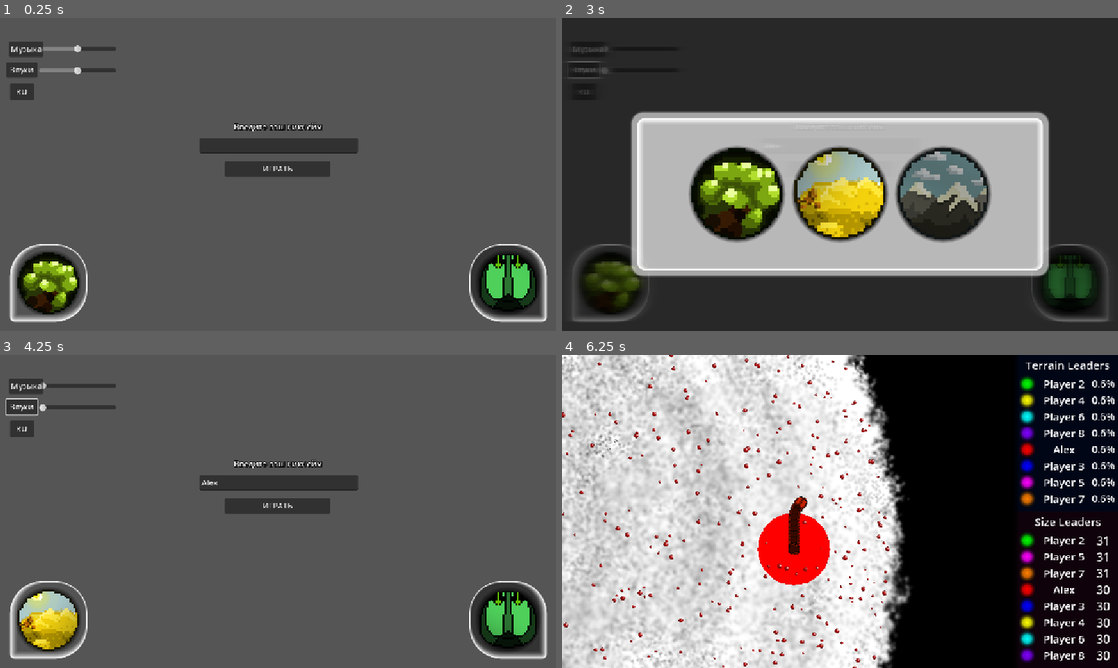
Above: before the commit, frames 1-4 (two rows, left to right).
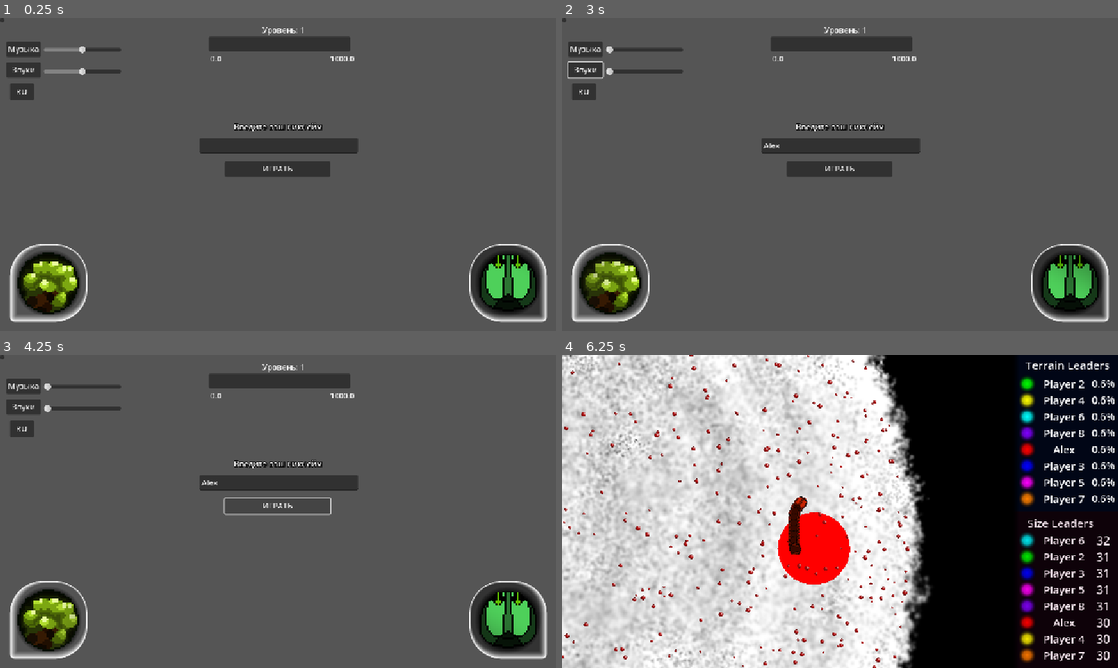
Above: after the commit, the same moments.

Repository: PeVANoD/Development-Management
Game: Godot game, scene res://project/scenes/menu/main_menu.tscn
Two runs of this game, one before a commit and one after it. Both use one fixed random seed, a clock stepped at 60 frames per second and the inputs below. Sound files missing from this copy of the repository are replaced by a short silence.
Inputs (mouse positions are in pixels of both pictures, inside the frame that each line leads up to):
- Up to frame 1 (0.25 s): no input
- Up to frame 2 (3 s): click (840, 146) at 0.52 s; type "Alex" at 0.6 s; click "Музыка" at 1.25 s; click "Звуки" at 2 s; click (612, 284) at 2.77 s
- Up to frame 3 (4.25 s): click "ИГРАТЬ" at 3.5 s
- Up to frame 4 (6.25 s): click "ИГРАТЬ" at 4.25 s; click "RU" at 5 s; tap Enter (Enter) at 5.75, 5.85 s; move the mouse to (962, 495) at 5.77 s; hold Up (ui_up) from 5.78 s (still down); click (962, 495) at 5.92 s

The runs differ from the first frame. In frame 1, 1.8% of the frame differs, in the area x 0-64%, y 0-19%; in frame 2, 95%, in the area x 0-100%, y 0-100%; in frame 3, 3.5%; in frame 4, 24%.
Error after the commit: Cannot call method 'change_scene_to_file' on a null value. (res://project/scripts/menu/main_menu_script.gd:107)

Commit message:
settings, post match result, exp gaining
Улучшен внешний вид кнопок настроек музыки и звуков
Улучшена таблица результатов после катки: добавлена инфа про кол-во убийств и опыта, также внешний вид+
Есть начисление опыта после матча и шкала опыта (опыт перезаписывается на новые, а не складывается из-за бага)

Diff:
--- a/project/scenes/menu/main_menu.tscn
+++ b/project/scenes/menu/main_menu.tscn
@@ -434,6 +434,15 @@
 shader_parameter/frequency = 0.8
 shader_parameter/angle = 120.0
 
+[sub_resource type="Gradient" id="Gradient_xfj45"]
+offsets = PackedFloat32Array(0)
+colors = PackedColorArray(0, 0.494152, 0.20153, 1)
+
+[sub_resource type="GradientTexture2D" id="GradientTexture2D_kmb6j"]
+gradient = SubResource("Gradient_xfj45")
+width = 289
+height = 27
+
 [node name="MainMenu" type="Control"]
 layout_mode = 3
 anchors_preset = 15
@@ -456,6 +465,10 @@
 anchors_preset = 15
 anchor_right = 1.0
 anchor_bottom = 1.0
+offset_left = 1.0
+offset_top = 1.0
+offset_right = 1.0
+offset_bottom = 1.0
 grow_horizontal = 2
 grow_vertical = 2
 color = Color(0.332881, 0.332881, 0.332881, 1)
@@ -481,6 +494,7 @@
 text = "Введите ваш никнейм
 "
 label_settings = SubResource("LabelSettings_4wfjr")
+horizontal_alignment = 1
 
 [node name="NicknameInput" type="LineEdit" parent="CanvasLayer"]
 layout_mode = 0
@@ -491,39 +505,41 @@
 
 [node name="MusicSlider" type="HSlider" parent="CanvasLayer"]
 layout_mode = 0
-offset_left = 80.0
-offset_top = 55.0
-offset_right = 240.0
-offset_bottom = 71.0
+offset_left = 90.0
+offset_top = 57.0
+offset_right = 250.0
+offset_bottom = 73.0
 min_value = -40.0
 max_value = 20.0
 value = -10.0
 
 [node name="MusicButton" type="Button" parent="CanvasLayer"]
-layout_mode = 0
-offset_left = 18.0
+custom_minimum_size = Vector2(72, 31)
+layout_mode = 0
+offset_left = 12.0
 offset_top = 48.0
-offset_right = 72.0
+offset_right = 77.0
 offset_bottom = 79.0
-text = "Music"
+text = "Музыка"
 
 [node name="SoundSlider" type="HSlider" parent="CanvasLayer"]
 layout_mode = 0
-offset_left = 80.0
-offset_top = 100.0
-offset_right = 240.0
-offset_bottom = 116.0
+offset_left = 90.0
+offset_top = 102.0
+offset_right = 250.0
+offset_bottom = 118.0
 min_value = -40.0
 max_value = 20.0
 value = -10.0
 
 [node name="SoundButton" type="Button" parent="CanvasLayer"]
+custom_minimum_size = Vector2(72, 31)
 layout_mode = 0
 offset_left = 12.0
 offset_top = 91.0
-offset_right = 77.0
+offset_right = 84.0
 offset_bottom = 122.0
-text = "Sounds"
+text = "Звуки"
 
 [node name="LanguageButton" type="Button" parent="CanvasLayer"]
 layout_mode = 0
@@ -675,6 +691,7 @@
 flat = true
 
 [node name="Choose" type="Control" parent="CanvasLayer"]
+visible = false
 layout_mode = 1
 anchors_preset = 15
 anchor_right = 1.0
@@ -1060,6 +1077,49 @@
 grow_vertical = 2
 focus_mode = 0
 flat = true
+
+[node name="Button" type="Button" parent="CanvasLayer"]
+layout_mode = 0
+offset_right = 8.0
+offset_bottom = 8.0
+
+[node name="ExpBar" type="TextureProgressBar" parent="CanvasLayer"]
+layout_mode = 0
+offset_left = 434.0
+offset_top = 40.0
+offset_right = 723.0
+offset_bottom = 67.0
+max_value = 1000.0
+texture_progress = SubResource("GradientTexture2D_kmb6j")
+
+[node name="Panel" type="Panel" parent="CanvasLayer/ExpBar"]
+layout_mode = 0
+offset_left = -2.0
+offset_top = -2.0
+offset_right = 291.0
+offset_bottom = 28.0
+
+[node name="MinValue" type="Label" parent="CanvasLayer/ExpBar"]
+layout_mode = 0
+offset_left = 1.0
+offset_top = 32.0
+offset_right = 41.0
+offset_bottom = 55.0
+
+[node name="MaxValue" type="Label" parent="CanvasLayer/ExpBar"]
+layout_mode = 0
+offset_left = 249.0
+offset_top = 32.0
+offset_right = 289.0
+offset_bottom = 55.0
+
+[node name="LevelValue" type="Label" parent="CanvasLayer/ExpBar"]
+layout_mode = 0
+offset_left = 109.0
+offset_top = -27.0
+offset_right = 149.0
+offset_bottom = -4.0
+horizontal_alignment = 1
 
 [node name="MainMenuMusic" type="AudioStreamPlayer2D" parent="."]
 stream = ExtResource("2_0gow5")
--- a/project/scenes/menu/nickname_select.tscn
+++ /dev/null
@@ -1,136 +0,0 @@
-[gd_scene load_steps=2 format=3 uid="uid://dpcqi5n2wlgek"]
-
-[sub_resource type="GDScript" id="GDScript_2ca86"]
-script/source = "extends Control
-
-func _ready():
-	# Сначала выведем отладочную информацию о структуре сцены
-	#print(\"=== СТРУКТУРА СЦЕНЫ ===\")
-	#print(\"Дети корневого узла:\")
-	for child in get_children():
-		#print(\" - \", child.name, \" (\", child.get_class(), \")\")
-		# Выводим детей второго уровня
-		for grandchild in child.get_children():
-			pass
-			#print(\"   - \", grandchild.name, \" (\", grandchild.get_class(), \")\")
-
-	# Ищем узлы рекурсивно
-	var nickname_input = find_child(\"NicknameInput\", true, false)
-	var continue_button = find_child(\"ContinueButton\", true, false)
-	var _error_label = find_child(\"ErrorLabel\", true, false)  # Префикс _ так как не используется
-
-	#print(\"=== РЕЗУЛЬТАТЫ ПОИСКА ===\")
-	#print(\"NicknameInput: \", nickname_input)
-	#print(\"ContinueButton: \", continue_button)
-	#print(\"ErrorLabel: \", _error_label)
-
-	if nickname_input and continue_button:
-		continue_button.disabled = false
-		nickname_input.grab_focus()
-		#continue_button.pressed.connect(_on_continue_button_pressed)
-		nickname_input.text_changed.connect(_on_nickname_input_text_changed)
-		nickname_input.text_submitted.connect(_on_nickname_text_submitted)
-
-		# Устанавливаем placeholder для подсказки
-		nickname_input.placeholder_text = \"Введите никнейм\"
-		#print(\"UI элементы успешно инициализированы!\")
-	else:
-		pass
-		#print(\"Ошибка: Не все UI элементы найдены!\")
-
-func _on_continue_button_pressed():
-	_go_to_map()
-
-func _on_nickname_text_submitted(new_text: String):
-	_go_to_map()
-
-func _on_nickname_input_text_changed(new_text: String):
-	var continue_button = find_child(\"ContinueButton\", true, false)
-	var _error_label = find_child(\"ErrorLabel\", true, false)
-
-	if continue_button:
-		continue_button.disabled = false
-
-	# Проверка длины ника (исправлено на 25 символов как в условии выше)
-	if new_text.length() > 25:
-		if _error_label:
-			_error_label.text = \"Максимум 25 символов\"
-			continue_button.disabled = true
-	elif _error_label:
-		_error_label.text = \"\"
-
-func _go_to_map():
-	var nickname_input = find_child(\"NicknameInput\")
-	if nickname_input:
-		var nickname = nickname_input.text.strip_edges()
-
-		# Исправлено: проверяем на 25 символов как в условии выше
-		if nickname.length() <= 25:
-			if nickname == \"\":
-				nickname = \"Player\"
-
-			G.nickname = nickname
-			#print(\"Никнейм сохранен: \", nickname)
-
-			# Воспроизводим звук и ЖДЕМ его окончания
-			await play_transition_sound()
-
-			# Только потом переходим
-			get_tree().change_scene_to_file(\"res://project/scenes/ui.tscn\")
-		else:
-			pass
-			#print(\"Никнейм слишком длинный\")
-
-func play_transition_sound():
-	var sound_player = AudioStreamPlayer.new()
-	add_child(sound_player)
-
-	var sound = load(\"res://project/sounds/play_button_load_map_soundeffect.mp3\")
-	if sound:
-		sound_player.stream = sound
-		sound_player.volume_db = -8.0
-		sound_player.play()
-
-		await sound_player.finished
-		sound_player.queue_free()
-"
-
-[node name="NicknameSelect" type="Control"]
-layout_mode = 3
-anchor_right = 0.017
-anchor_bottom = 0.065
-offset_right = -19.584
-offset_bottom = -42.12
-script = SubResource("GDScript_2ca86")
-
-[node name="Label" type="Label" parent="."]
-layout_mode = 0
-offset_left = 473.0
-offset_top = 172.0
-offset_right = 657.0
-offset_bottom = 225.0
-text = "Введите ваш никнейм
-"
-
-[node name="NicknameInput" type="LineEdit" parent="."]
-layout_mode = 0
-offset_left = 407.0
-offset_top = 227.0
-offset_right = 735.0
-offset_bottom = 258.0
-
-[node name="ContinueButton" type="Button" parent="NicknameInput"]
-layout_mode = 1
-anchors_preset = -1
-anchor_left = -1.223
-anchor_top = -7.277
-anchor_right = -1.223
-anchor_bottom = -7.277
-offset_left = 485.144
-offset_top = 315.587
-offset_right = 624.144
-offset_bottom = 371.587
-text = "Продолжить
-"
-
-[connection signal="pressed" from="NicknameInput/ContinueButton" to="." method="_on_continue_button_pressed"]
--- a/project/scenes/snake.tscn
+++ b/project/scenes/snake.tscn
@@ -9,7 +9,7 @@
 [ext_resource type="AudioStream" uid="uid://dpa3cyxhfjpyh" path="res://project/sounds/territoryCaptureSound.mp3" id="7_v8h33"]
 
 [sub_resource type="CircleShape2D" id="CircleShape2D_xgrlx"]
-radius = 14.0
+radius = 13.0
 
 [sub_resource type="CircleShape2D" id="CircleShape2D_svp7d"]
 radius = 16.0
@@ -31,6 +31,7 @@
 
 [node name="Head" type="Sprite2D" parent="."]
 z_index = 4096
+position = Vector2(-52, 1)
 rotation = 1.5708
 texture = ExtResource("2_xgrlx")
 
--- a/project/scenes/ui.tscn
+++ b/project/scenes/ui.tscn
@@ -30,25 +30,6 @@
 
 [sub_resource type="CanvasItemMaterial" id="CanvasItemMaterial_sb116"]
 
-[sub_resource type="LabelSettings" id="LabelSettings_uyeg7"]
-font_color = Color(0.00184107, 0.00184107, 0.00184107, 1)
-outline_color = Color(0.0253638, 0.0253638, 0.0253638, 1)
-
-[sub_resource type="FontFile" id="FontFile_icniv"]
-cache/0/16/0/ascent = 0.0
-cache/0/16/0/descent = 0.0
-cache/0/16/0/underline_position = 0.0
-cache/0/16/0/underline_thickness = 0.0
-cache/0/16/0/scale = 1.0
-
-[sub_resource type="LabelSettings" id="LabelSettings_s5be5"]
-line_spacing = 6.0
-paragraph_spacing = 6.0
-font = SubResource("FontFile_icniv")
-font_color = Color(0, 0, 0, 1)
-outline_color = Color(0.935685, 0.767268, 0.754603, 1)
-shadow_color = Color(1, 1, 1, 0)
-
 [node name="UI" type="Control"]
 layout_mode = 3
 anchors_preset = 15
@@ -537,6 +518,8 @@
 vertical_alignment = 1
 
 [node name="Size" type="Panel" parent="CanvasLayer/uiNode/Leaders"]
+modulate = Color(0.962506, 0.908772, 0.935796, 1)
+self_modulate = Color(0.997098, 0.892494, 0.897295, 1)
 layout_mode = 1
 anchors_preset = 15
 anchor_right = 1.0
@@ -563,6 +546,10 @@
 anchors_preset = 15
 anchor_right = 1.0
 anchor_bottom = 1.0
+offset_left = -15.0
+offset_top = 3.0
+offset_right = -15.0
+offset_bottom = 3.0
 grow_horizontal = 2
 grow_vertical = 2
 theme_override_font_sizes/normal_font_size = 23
@@ -978,32 +965,53 @@
 horizontal_alignment = 1
 vertical_alignment = 1
 
-[node name="PassSessionBox" type="VBoxContainer" parent="CanvasLayer/uiNode"]
-visible = false
-modulate = Color(0.000113828, 0.000113828, 0.000113828, 1)
-self_modulate = Color(0, 0, 0, 1)
+[node name="PassSessionPanel" type="Panel" parent="CanvasLayer/uiNode"]
+top_level = true
+layout_mode = 2
+offset_left = 404.0
+offset_top = 252.0
+offset_right = 698.0
+offset_bottom = 413.0
+size_flags_vertical = 3
+
+[node name="PassSessionBox" type="VBoxContainer" parent="CanvasLayer/uiNode/PassSessionPanel"]
 material = SubResource("CanvasItemMaterial_sb116")
-offset_left = 405.0
-offset_top = 244.0
-offset_right = 699.0
-offset_bottom = 385.0
-
-[node name="EndResLabel" type="Label" parent="CanvasLayer/uiNode/PassSessionBox"]
-layout_mode = 2
-label_settings = SubResource("LabelSettings_uyeg7")
-
-[node name="NicknameLabel" type="Label" parent="CanvasLayer/uiNode/PassSessionBox"]
-layout_mode = 2
+layout_mode = 0
+offset_right = 294.0
+offset_bottom = 161.0
+
+[node name="EndResLabel" type="Label" parent="CanvasLayer/uiNode/PassSessionPanel/PassSessionBox"]
+layout_mode = 2
+size_flags_vertical = 3
+horizontal_alignment = 1
+vertical_alignment = 1
+
+[node name="NicknameLabel" type="Label" parent="CanvasLayer/uiNode/PassSessionPanel/PassSessionBox"]
+layout_mode = 2
+size_flags_vertical = 3
 text = "Nickname: "
-label_settings = SubResource("LabelSettings_s5be5")
-justification_flags = 162
-
-[node name="TerrainLabel" type="Label" parent="CanvasLayer/uiNode/PassSessionBox"]
-layout_mode = 2
+horizontal_alignment = 1
+vertical_alignment = 1
+
+[node name="TerrainLabel" type="Label" parent="CanvasLayer/uiNode/PassSessionPanel/PassSessionBox"]
+layout_mode = 2
+size_flags_vertical = 3
 text = "Terrain: "
-label_settings = SubResource("LabelSettings_s5be5")
-
-[node name="SizeLabel" type="Label" parent="CanvasLayer/uiNode/PassSessionBox"]
-layout_mode = 2
+horizontal_alignment = 1
+vertical_alignment = 1
+
+[node name="SizeLabel" type="Label" parent="CanvasLayer/uiNode/PassSessionPanel/PassSessionBox"]
+layout_mode = 2
+size_flags_vertical = 3
 text = "Size: "
-label_settings = SubResource("LabelSettings_s5be5")
+horizontal_alignment = 1
+
+[node name="KillsLabel" type="Label" parent="CanvasLayer/uiNode/PassSessionPanel/PassSessionBox"]
+layout_mode = 2
+text = "Kills: "
+horizontal_alignment = 1
+
+[node name="ExpLabel" type="Label" parent="CanvasLayer/uiNode/PassSessionPanel/PassSessionBox"]
+layout_mode = 2
+text = "Exp gained:"
+horizontal_alignment = 1
--- a/project/scripts/G.gd
+++ b/project/scripts/G.gd
@@ -5,7 +5,10 @@
 var nickname = "Player 1"
 var terrain
 var size
+var kills
 
 var alive = true
 var result_is_win = false
 var language = "ru"
+
+var exp: int = 0
--- a/project/scripts/map.gd
+++ b/project/scripts/map.gd
@@ -50,7 +50,7 @@
 
 func check_game():
 	if !G.alive:
-		print("Loooooose...")
+		#print("Loooooose...")
 		G.result_is_win = false
 		Engine.time_scale = 0.5
 		smooth_modulate_transition(change_view_node,Color8(0x45, 0x21, 0x12, 255), 0.2)
--- a/project/scripts/menu/main_menu_script.gd
+++ b/project/scripts/menu/main_menu_script.gd
@@ -10,6 +10,10 @@
 #var nickname_res
 #var terrain_res
 #var size_res
+
+var max_exp_value : int = 1000
+var min_exp_value : int = 0
+var level : int = 1
 
 # Тексты для разных языков
 var language_texts = {
@@ -28,7 +32,8 @@
 		"nickname_enter": "Введите ваш никнейм",
 		"nickname_result": "Никнейм: ",
 		"terrain_result": "Территории захвачено: ",
-		"size_result": "Размер: "
+		"size_result": "Размер: ",
+		"player_level": "Уровень: "
 	},
 	"en": {
 		"play": "PLAY",
@@ -45,7 +50,8 @@
 		"nickname_enter": "Enter your nickname",
 		"nickname_result": "Nickname: ",
 		"terrain_result": "Terrain captured: ",
-		"size_result": "Size: "
+		"size_result": "Size: ",
+		"player_level": "Level: "
 	}
 }
 
@@ -54,6 +60,8 @@
 func _ready():
 	# Применяем текущий язык
 	_apply_language()
+	$CanvasLayer/ExpBar/MinValue.text = str(G.exp)
+	set_exp_value(G.exp)
 	#prev_session_results()
 	#print("Меню загружено")
 
@@ -65,6 +73,7 @@
 	$CanvasLayer/MusicButton.text = texts["music"]
 	$CanvasLayer/SoundButton.text = texts["sounds"]
 	$CanvasLayer/Label.text = texts["nickname_enter"]
+	$CanvasLayer/ExpBar/LevelValue.text = texts["player_level"] + str(level)
 	#nickname_res = texts["nickname_result"]
 	#terrain_res = texts["terrain_result"]
 	#size_res = texts["size_result"]
@@ -123,7 +132,7 @@
 	else:
 		AudioServer.set_bus_mute(AudioServer.get_bus_index("Music"), false)
 		is_muted_music = false
-	print(value, is_muted_music)
+	#print(value, is_muted_music)
 
 # Кнопка для музыки
 func _on_music_button_pressed() -> void:
@@ -169,3 +178,21 @@
 		G.language = "ru"
 		$CanvasLayer/LanguageButton.text = "RU"
 	_apply_language()
+
+
+# Шкала опыта
+func set_exp_value(new_value):
+	var temp_value : int = 0
+	if $CanvasLayer/ExpBar.value + new_value > max_exp_value:
+		temp_value = new_value - max_exp_value
+	$CanvasLayer/ExpBar.value += new_value
+	if $CanvasLayer/ExpBar.value >= max_exp_value:
+		level += 1
+		$CanvasLayer/ExpBar.min_value = max_exp_value
+		min_exp_value = max_exp_value
+		max_exp_value *= 5
+		$CanvasLayer/ExpBar.max_value = max_exp_value
+		$CanvasLayer/ExpBar.value += temp_value
+	$CanvasLayer/ExpBar/MinValue.text = str($CanvasLayer/ExpBar.value)
+	$CanvasLayer/ExpBar/MaxValue.text = str($CanvasLayer/ExpBar.max_value)
+	$CanvasLayer/ExpBar/LevelValue.text = language_texts[current_language]["player_level"] + str(level)
--- a/project/scripts/snake.gd
+++ b/project/scripts/snake.gd
@@ -28,6 +28,7 @@
 @onready var map_node = $"../.."
 @export var length = 0
 @export var snakeNum = 0
+@export var kills = 0
 var targetZoom = 0.8
 var isRotating
 var direction = Vector2(0,-1)
@@ -272,6 +273,7 @@
 	territory_capture.clear_territory(snakeNum)
 	if !ai_control:
 		G.alive = false
+		G.kills = kills
 	self.queue_free()
 	map_node.clearSnake()
 
@@ -284,6 +286,7 @@
 			bodyGrow()
 		map_node.genFood()
 	if body.is_in_group("Snake") and body.get_node("../../..") != self:
+		body.get_node("../../..").kills += 1
 		kill_snake()
 
 func suck_food(node):
@@ -301,6 +304,7 @@
 			node.queue_free()
 	else:
 		node.queue_free()
+
 
 var aiTimer = 0.0
 var ai_direction = Vector2(0,0)
@@ -357,6 +361,6 @@
 			kill_snake()
 		debuff_amount = clamp(debuff_amount*1.05,1.0,max_debuff_amount)
 		loseGrowth(round(debuff_amount))
-		print(debuff_amount)
+		#print(debuff_amount)
 		#print_rich("losing grow")
 	debuff_timer += delta
--- a/project/scripts/ui_node.gd
+++ b/project/scripts/ui_node.gd
@@ -6,14 +6,18 @@
 		"defeat": ":'(",
 		"nickname_result": "Никнейм: ",
 		"terrain_result": "Территории захвачено: ",
-		"size_result": "Размер: "
+		"size_result": "Размер: ",
+		"kills_result": "Убито: ",
+		"exp_result": "Опыта получено: "
 	},
 	"en" = {
 		"victory": "VICTORY!",
 		"defeat": ":'(",
 		"nickname_result": "Nickname: ",
 		"terrain_result": "Terrain captured: ",
-		"size_result": "Size: "
+		"size_result": "Size: ",
+		"kills_result": "Kills: ",
+		"exp_result": "Exp gained: "
 	}
 }
 
@@ -36,10 +40,12 @@
 	"#FF4080"   # Фуксия
 ]
 @onready var map = $"../SubViewportContainer/SubViewport/Map"
+var exp: int = 0
 
 func _ready():
 	$"Leaders/Terrain/VBoxContainer/1/Name".text = G.nickname
 	$"Leaders/Size/VBoxContainer/1/Name".text = G.nickname
+	$PassSessionPanel.visible = false
 	colorBoard()
 
 func colorBoard():
@@ -52,6 +58,7 @@
 	sortTerrain()
 	sortSize()
 	sessionEnd()
+	#print(exp, G.exp)
 
 
 func setAliveSnakes():
@@ -99,20 +106,25 @@
 				container.move_child(node, pos)
 				pos += 1
 
-# Передача инфы про настоящую сессию после смерти
+# Передача инфы про настоящую сессию после смерти/победы
 func sessionEnd() -> void:
 	var text = language_texts[G.language]
-	if !G.alive:
+	if !G.alive and !$PassSessionPanel.visible:
 		await get_tree().create_timer(1).timeout
-		$PassSessionBox.visible = true
-		$PassSessionBox/EndResLabel.text = text["defeat"]
-		$PassSessionBox/NicknameLabel.text = text["nickname_result"] + G.nickname
-		$PassSessionBox/TerrainLabel.text = text["terrain_result"] + $"Leaders/Terrain/VBoxContainer/1/Count".text
-		$PassSessionBox/SizeLabel.text = text["size_result"] + $"Leaders/Size/VBoxContainer/1/Count".text
-	elif G.result_is_win:
+		sessionEndText(text, "defeat")
+	elif G.result_is_win and !$PassSessionPanel.visible:
 		await get_tree().create_timer(2).timeout
-		$PassSessionBox.visible = true
-		$PassSessionBox/EndResLabel.text = text["victory"]
-		$PassSessionBox/NicknameLabel.text = text["nickname_result"] + G.nickname
-		$PassSessionBox/TerrainLabel.text = text["terrain_result"] + $"Leaders/Terrain/VBoxContainer/1/Count".text
-		$PassSessionBox/SizeLabel.text = text["size_result"] + $"Leaders/Size/VBoxContainer/1/Count".text
+		exp += 100
+		sessionEndText(text, "victory")
+
+
+func sessionEndText(text, match_res):
+	exp += int($"Leaders/Terrain/VBoxContainer/1/Count".text)/10 + int($"Leaders/Size/VBoxContainer/1/Count".text)/10 + (G.kills*100)
+	$PassSessionPanel.visible = true
+	$PassSessionPanel/PassSessionBox/EndResLabel.text = text[match_res]
+	$PassSessionPanel/PassSessionBox/NicknameLabel.text = text["nickname_result"] + G.nickname
+	$PassSessionPanel/PassSessionBox/TerrainLabel.text = text["terrain_result"] + $"Leaders/Terrain/VBoxContainer/1/Count".text
+	$PassSessionPanel/PassSessionBox/SizeLabel.text = text["size_result"] + $"Leaders/Size/VBoxContainer/1/Count".text
+	$PassSessionPanel/PassSessionBox/KillsLabel.text = text["kills_result"] + str(G.kills)
+	$PassSessionPanel/PassSessionBox/ExpLabel.text = text["exp_result"] + str(exp)
+	G.exp = exp # происходит аномалия, сюда складываются очень большие числа как-то
Not shown: 1 places in project/scenes/menu/main_menu.tscn that only renumber resources
Not shown: 1 places in project/scenes/ui.tscn that only renumber resources
